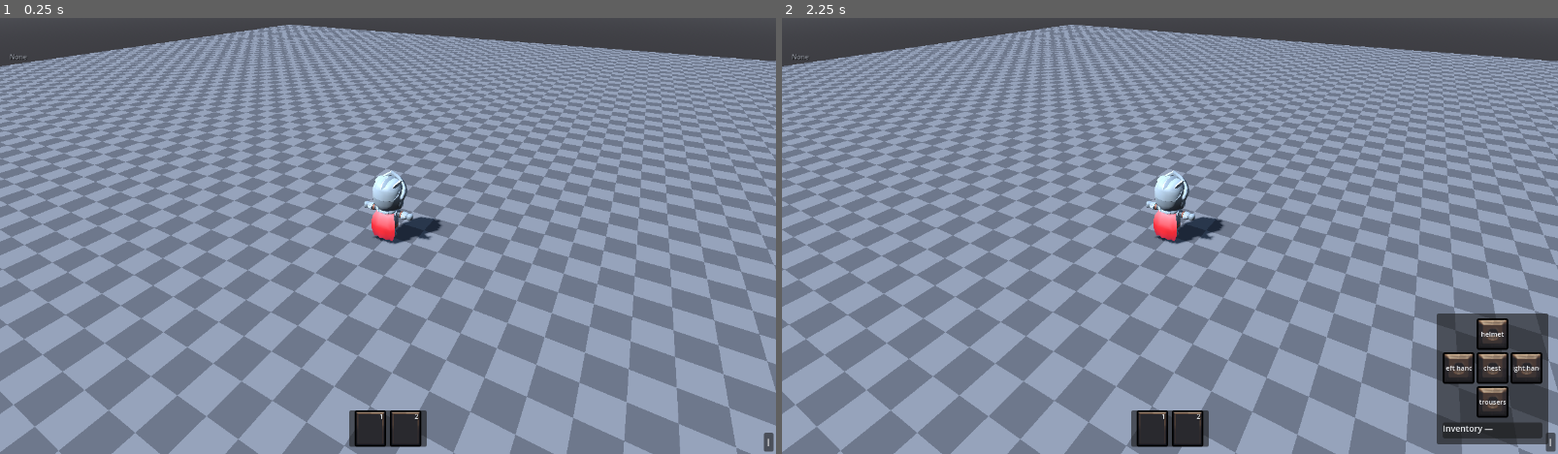
Above: before the commit, frames 1-2 (left to right).
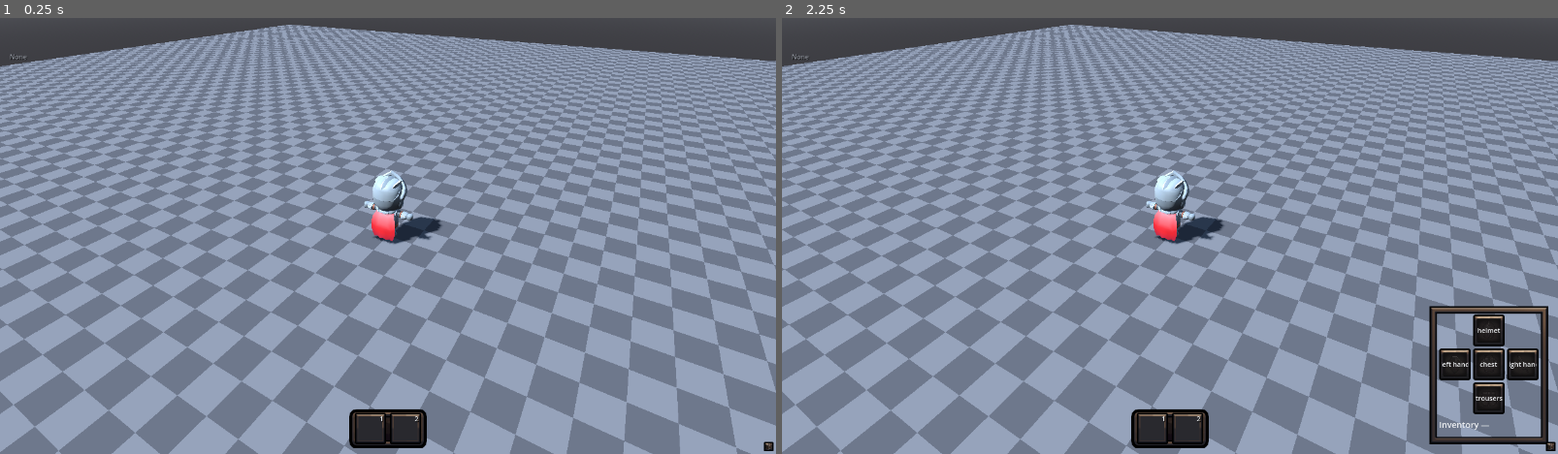
Above: after the commit, the same moments.

Repository: devarminas/marque
Game: Godot game, scene res://scenes/main.tscn
Two runs of this game, one before a commit and one after it. Both use one fixed random seed, a clock stepped at 60 frames per second and the inputs below.
Inputs (mouse positions are in pixels of both pictures, inside the frame that each line leads up to; where the layout moved, square brackets give the same spot in the first picture):
- Up to frame 1 (0.25 s): no input
- Up to frame 2 (2.25 s): click (1550, 445) [1550, 440] at 0.5 s; tap Enter at 1.25 s; move the mouse to (1340, 214) at 1.27 s; hold D (move_right) 1.28-2 s; tap 1 (hotbar_1) at 1.35 s; click (1340, 214) at 1.42 s; tap Space at 2 s; drag from (1014, 257) to (1131, 323) at 2.02 s

The runs differ from the first frame. In frame 1, 0.4% of the frame differs, in the area x 45-100%, y 89-100%; in frame 2, 4.7%, in the area x 45-100%, y 66-100%.

Commit message:
feat(client): skin RightDock, hotbar bar, and inventory toggle
Apply inventory_frame, skill_bar, and inventory button textures; wire worn EmptyArt silhouettes per slot.

Diff:
--- a/client/scenes/main.tscn
+++ b/client/scenes/main.tscn
@@ -22,6 +22,16 @@
 [ext_resource type="Texture2D" path="res://assets/classic_rpg_ui/uielements/hp_line2.png" id="20_hp_line"]
 [ext_resource type="Texture2D" path="res://assets/classic_rpg_ui/uielements/mana_line2.png" id="21_mana_line"]
 [ext_resource type="Texture2D" path="res://assets/classic_rpg_ui/uielements/hp_frame.png" id="22_hp_frame"]
+[ext_resource type="Texture2D" path="res://assets/classic_rpg_ui/uielements/inventory_frame.png" id="23_inv_frame"]
+[ext_resource type="Texture2D" path="res://assets/classic_rpg_ui/uielements/skill_bar.png" id="24_skill_bar"]
+[ext_resource type="Texture2D" path="res://assets/classic_rpg_ui/uielements/inventory_button.png" id="25_inv_btn"]
+[ext_resource type="Texture2D" path="res://assets/classic_rpg_ui/uielements/inventory_button2.png" id="26_inv_btn2"]
+[ext_resource type="Texture2D" path="res://assets/classic_rpg_ui/icons/inventory.png" id="27_inv_icon"]
+[ext_resource type="Texture2D" path="res://assets/classic_rpg_ui/frame_backgrounds/helm_background.png" id="28_helm"]
+[ext_resource type="Texture2D" path="res://assets/classic_rpg_ui/frame_backgrounds/chest_background.png" id="29_chest"]
+[ext_resource type="Texture2D" path="res://assets/classic_rpg_ui/frame_backgrounds/pants_background.png" id="30_pants"]
+[ext_resource type="Texture2D" path="res://assets/classic_rpg_ui/frame_backgrounds/shield_background.png" id="31_shield"]
+[ext_resource type="Texture2D" path="res://assets/classic_rpg_ui/frame_backgrounds/melee_background.png" id="32_melee"]
 
 [sub_resource type="ProceduralSkyMaterial" id="ProceduralSkyMaterial_sky"]
 sky_top_color = Color(0.38, 0.5, 0.68, 1)
@@ -83,6 +93,52 @@
 texture_margin_top = 6.0
 texture_margin_right = 8.0
 texture_margin_bottom = 6.0
+
+[sub_resource type="StyleBoxTexture" id="style_dock_panel"]
+content_margin_left = 6.0
+content_margin_top = 6.0
+content_margin_right = 6.0
+content_margin_bottom = 6.0
+texture = ExtResource("23_inv_frame")
+texture_margin_left = 28.0
+texture_margin_top = 28.0
+texture_margin_right = 28.0
+texture_margin_bottom = 28.0
+
+[sub_resource type="StyleBoxEmpty" id="style_inv_panel_clear"]
+
+[sub_resource type="StyleBoxTexture" id="style_hotbar_bar"]
+content_margin_left = 8.0
+content_margin_top = 6.0
+content_margin_right = 8.0
+content_margin_bottom = 6.0
+texture = ExtResource("24_skill_bar")
+texture_margin_left = 48.0
+texture_margin_top = 24.0
+texture_margin_right = 48.0
+texture_margin_bottom = 24.0
+
+[sub_resource type="StyleBoxTexture" id="style_inv_toggle"]
+content_margin_left = 2.0
+content_margin_top = 2.0
+content_margin_right = 2.0
+content_margin_bottom = 2.0
+texture = ExtResource("25_inv_btn")
+texture_margin_left = 12.0
+texture_margin_top = 12.0
+texture_margin_right = 12.0
+texture_margin_bottom = 12.0
+
+[sub_resource type="StyleBoxTexture" id="style_inv_toggle_hover"]
+content_margin_left = 2.0
+content_margin_top = 2.0
+content_margin_right = 2.0
+content_margin_bottom = 2.0
+texture = ExtResource("26_inv_btn2")
+texture_margin_left = 12.0
+texture_margin_top = 12.0
+texture_margin_right = 12.0
+texture_margin_bottom = 12.0
 
 [node name="Main" type="Node3D"]
 script = ExtResource("1_main")
@@ -173,6 +229,7 @@
 grow_vertical = 0
 visible = false
 mouse_filter = 0
+theme_override_styles/panel = SubResource("style_dock_panel")
 script = ExtResource("9_equipment_panel")
 helmet_slot = NodePath("Margin/Rows/WornCross/HelmetRow/HelmetSlot")
 left_hand_slot = NodePath("Margin/Rows/WornCross/HandsRow/LeftHandSlot")
@@ -207,6 +264,9 @@
 [node name="HelmetSlot" parent="UI/RightDock/Margin/Rows/WornCross/HelmetRow" instance=ExtResource("10_worn_slot")]
 layout_mode = 2
 
+[node name="EmptyArt" parent="UI/RightDock/Margin/Rows/WornCross/HelmetRow/HelmetSlot" index="0"]
+texture = ExtResource("28_helm")
+
 [node name="HandsRow" type="HBoxContainer" parent="UI/RightDock/Margin/Rows/WornCross"]
 layout_mode = 2
 mouse_filter = 2
@@ -216,11 +276,20 @@
 [node name="LeftHandSlot" parent="UI/RightDock/Margin/Rows/WornCross/HandsRow" instance=ExtResource("10_worn_slot")]
 layout_mode = 2
 
+[node name="EmptyArt" parent="UI/RightDock/Margin/Rows/WornCross/HandsRow/LeftHandSlot" index="0"]
+texture = ExtResource("31_shield")
+
 [node name="ChestSlot" parent="UI/RightDock/Margin/Rows/WornCross/HandsRow" instance=ExtResource("10_worn_slot")]
 layout_mode = 2
 
+[node name="EmptyArt" parent="UI/RightDock/Margin/Rows/WornCross/HandsRow/ChestSlot" index="0"]
+texture = ExtResource("29_chest")
+
 [node name="RightHandSlot" parent="UI/RightDock/Margin/Rows/WornCross/HandsRow" instance=ExtResource("10_worn_slot")]
 layout_mode = 2
+
+[node name="EmptyArt" parent="UI/RightDock/Margin/Rows/WornCross/HandsRow/RightHandSlot" index="0"]
+texture = ExtResource("32_melee")
 
 [node name="TrousersRow" type="HBoxContainer" parent="UI/RightDock/Margin/Rows/WornCross"]
 layout_mode = 2
@@ -231,9 +300,13 @@
 [node name="TrousersSlot" parent="UI/RightDock/Margin/Rows/WornCross/TrousersRow" instance=ExtResource("10_worn_slot")]
 layout_mode = 2
 
+[node name="EmptyArt" parent="UI/RightDock/Margin/Rows/WornCross/TrousersRow/TrousersSlot" index="0"]
+texture = ExtResource("30_pants")
+
 [node name="InventoryPanel" type="PanelContainer" parent="UI/RightDock/Margin/Rows" node_paths=PackedStringArray("slot_grid", "heading")]
 layout_mode = 2
 mouse_filter = 2
+theme_override_styles/panel = SubResource("style_inv_panel_clear")
 script = ExtResource("8_inventory_panel")
 slot_grid = NodePath("Margin/Rows/Slots")
 heading = NodePath("Margin/Rows/Heading")
@@ -279,7 +352,13 @@
 grow_vertical = 0
 custom_minimum_size = Vector2(16, 16)
 mouse_filter = 0
-text = "I"
+theme_override_styles/normal = SubResource("style_inv_toggle")
+theme_override_styles/pressed = SubResource("style_inv_toggle_hover")
+theme_override_styles/hover = SubResource("style_inv_toggle_hover")
+theme_override_styles/disabled = SubResource("style_inv_toggle")
+theme_override_styles/focus = SubResource("style_inv_toggle")
+icon = ExtResource("27_inv_icon")
+expand_icon = true
 
 [node name="ClassHud" type="Control" parent="UI" node_paths=PackedStringArray("name_label", "hint_label")]
 layout_mode = 3
@@ -581,6 +660,7 @@
 grow_horizontal = 2
 grow_vertical = 2
 mouse_filter = 2
+theme_override_styles/panel = SubResource("style_hotbar_bar")
 
 [node name="Slots" type="HBoxContainer" parent="UI/Hotbar/Bar"]
 layout_mode = 2
Not shown: 1 places in client/scenes/main.tscn that only renumber resources
